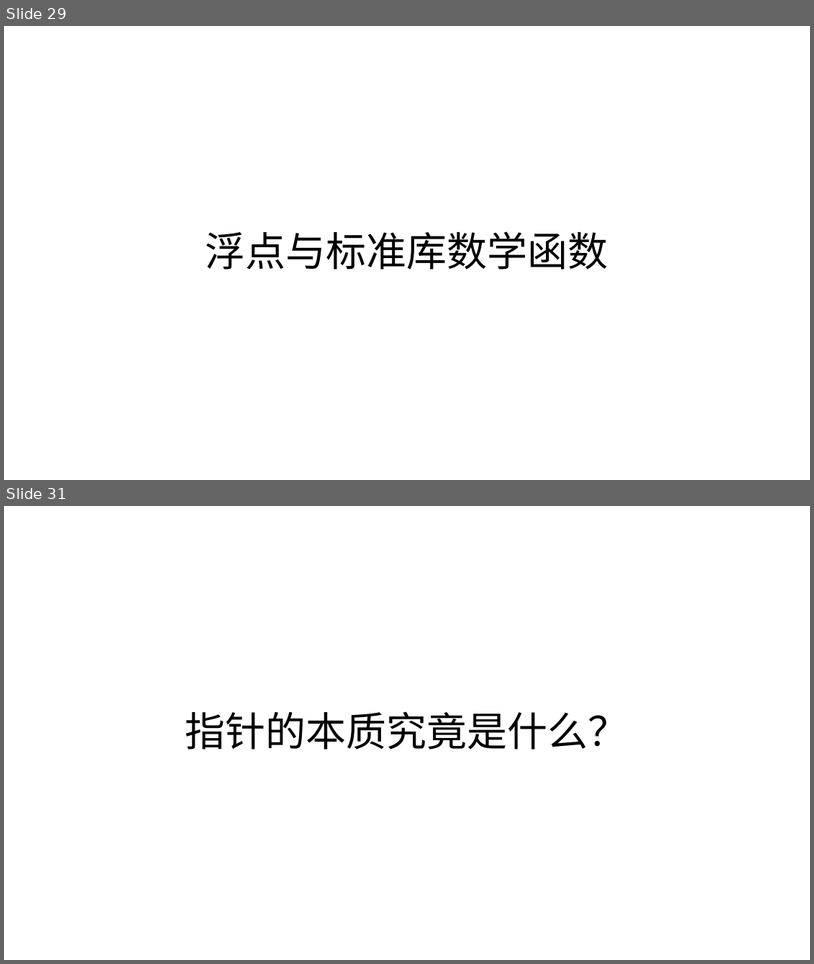
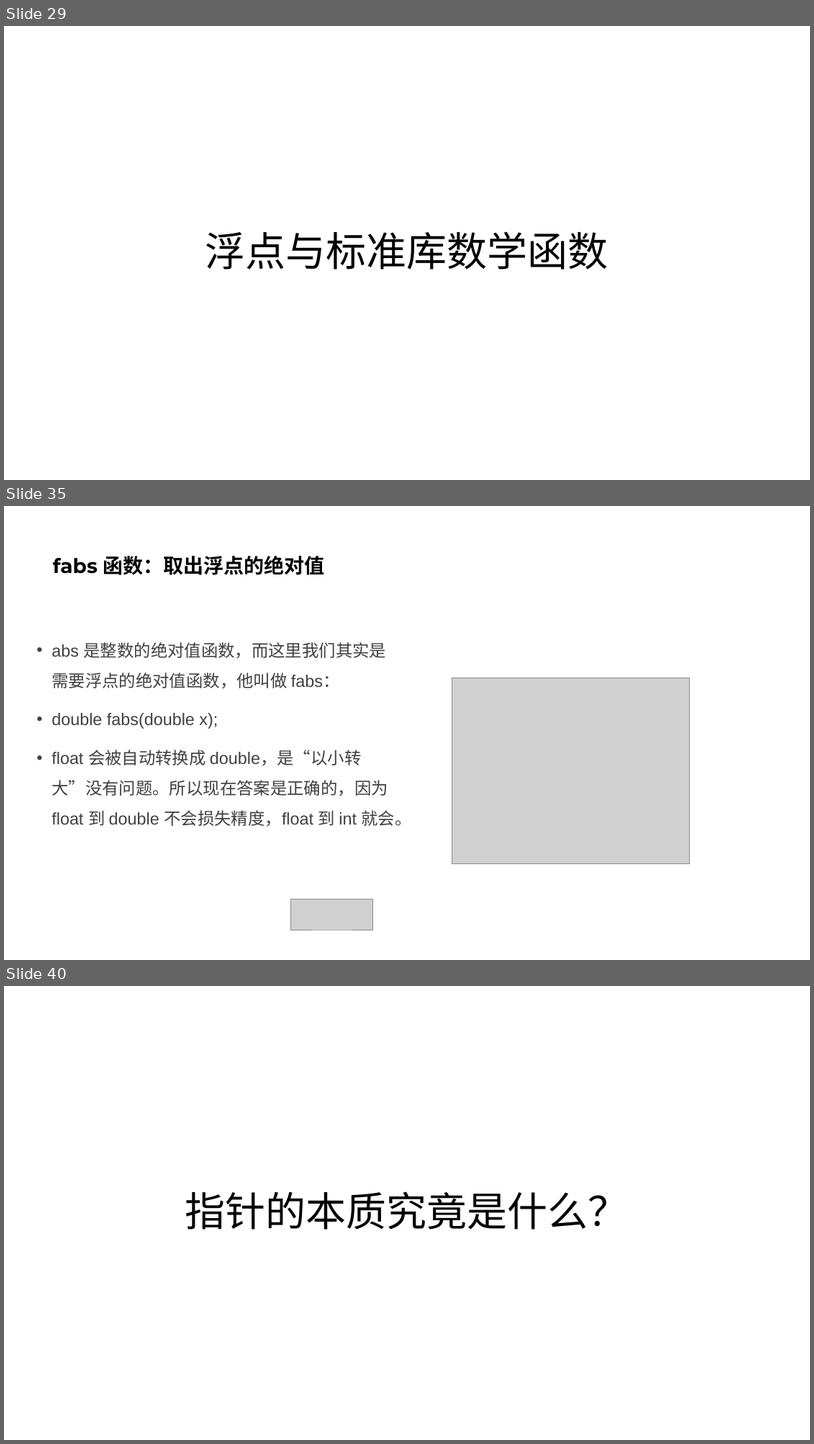
Before and after one commit to parallel101/course, a slide deck: 12/slides.pptx. Shown one above the other, each under a label of ours: slides 29 and 31 before the commit, slides 29, 35 and 40 after it; the slides between them are not shown. The pictures are 814x964 and 814x1444 pixels, drawn with LibreOffice and Linux fonts; fonts in the diff are those of the drawing; grey boxes stand for pictures. Boxes give left, top, right and bottom in pixels: in the first picture for what was removed or moved away, otherwise in the second. Text is boxed around its words. In the diff, an @@ line names an element or a change of style, - is before the commit and + after.

```diff
--- a/12/slides.pptx
+++ b/12/slides.pptx
@@ slide 35 added at (x1=4, y1=506, x2=810, y2=960), background #FFFFFF @@
@@ title added at (x1=53, y1=556, x2=325, y2=575), 24 pt, text #000000, bold @@
+fabs 函数：取出浮点的绝对值
@@ text added at (x1=52, y1=642, x2=412, y2=826), 20 pt, text #404040 @@
+• abs 是整数的绝对值函数，而这里我们其实是需要浮点的绝对值函数，他叫做 fabs：
+• double fabs(double x);
+• float 会被自动转换成 double，是“以小转大”没有问题。所以现在答案是正确的，因为 float 到 double 不会损失精度，float 到 int 就会。
@@ picture added at (x1=453, y1=678, x2=690, y2=864) @@
@@ picture added at (x1=291, y1=898, x2=373, y2=929) @@
@@ what was slide 31 is now slide 40 @@
```
Also in this commit, not shown: 1 slide changed, 9 other slides added, 1 slide removed, 16 other files.
